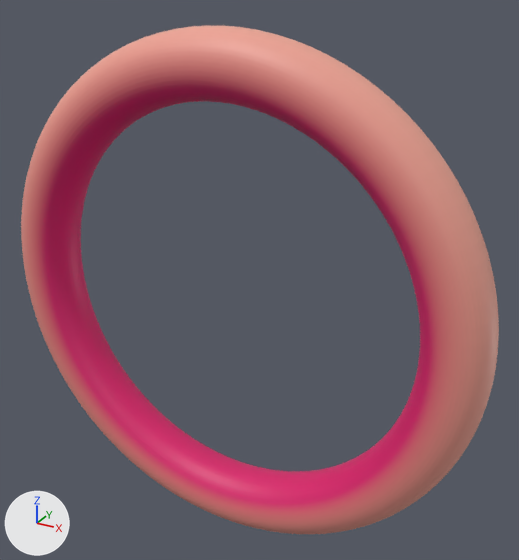
One commit to the glTF model docs/assets/torus_grid_sweep/torus_R2_r0.glb: the scene before it, then after it.
One viewpoint serves both versions: a camera (50 mm lens) standing at (10.69, -17.31, 9.72) and looking at (0.76, 0.76, 0.69). Every picture has the same lights, and +X, +Y and +Z are marked at lower left. The first picture is the older version. Where no turn or scale is listed for an object, it has been applied to the vertices.

The first picture shows 'geometry_0'.
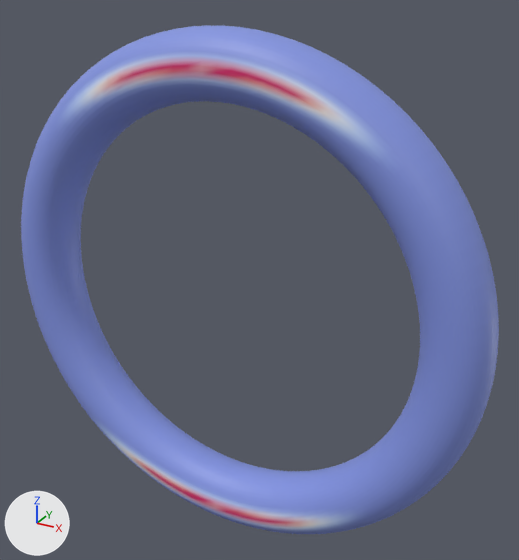
The change, as a diff of the scene's bpy script:
```diff
--- a/docs/assets/torus_grid_sweep/torus_R2_r0.glb.py
+++ b/docs/assets/torus_grid_sweep/torus_R2_r0.glb.py
@@ me_geometry_0 @@
 me_geometry_0.from_pydata(...)  # 5000 vertices, 10000 faces; spans x -8.2..8.2, y -1.0..1.0, z -8.2..8.2
 # used by ob_geometry_0; location = (0.0, 0.0, 0.0)
+# me_geometry_0 part 1: 10000 faces centred in x -8.2..8.2, y -1.0..1.0, z -8.2..8.2 are repainted in the vertex colours; the middle colour goes from pink #e57f7e to blue #8394e1
 me_geometry_0.materials.append(mat_defaultmaterial)
```

Changed parts and their boxes [x1, y1, x2, y2] in the pictures (519 x 560 px):
part 1 of me_geometry_0, recoloured: [21, 25, 499, 534] in both
